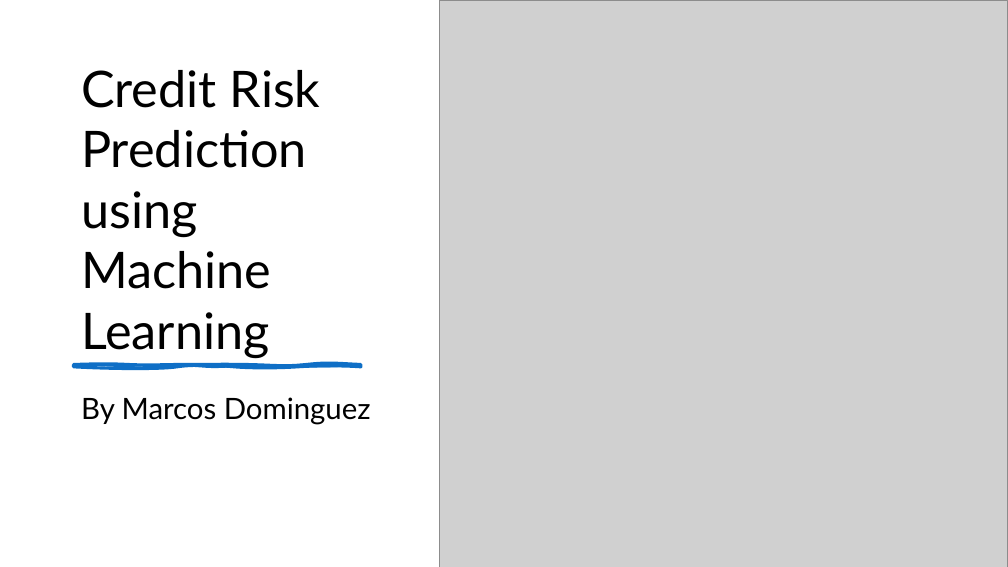
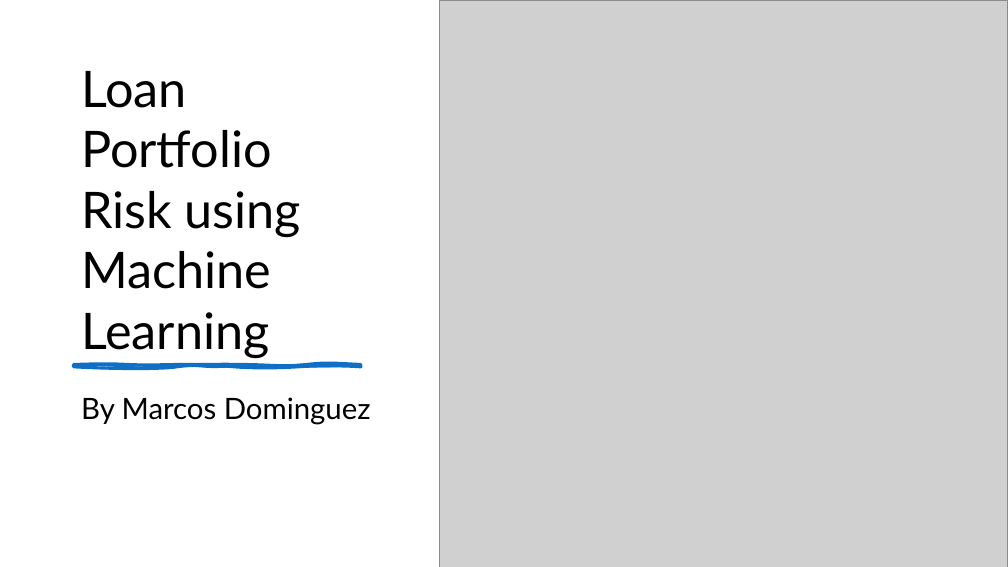
Before and after one commit to mdominguez2010/Loan-Loss, a slide deck: slide 1 of presentation/mvp .pptx. Drawn at 1008x567 pixels with LibreOffice and Linux fonts; fonts in the diff are those of the drawing; grey boxes stand for pictures. Boxes give left, top, right and bottom in pixels: in the first picture for what was removed or moved away, otherwise in the second. Text is boxed around its words. In the diff, an @@ line names an element or a change of style, - is before the commit and + after.

```diff
--- a/presentation/mvp .pptx
+++ b/presentation/mvp .pptx
@@ title at [81,71,301,357]: text changed @@
-Credit Risk Prediction using Machine Learning
+Loan Portfolio Risk using Machine Learning
```
Also in this commit, not shown: 7 other slides changed, 2 slides added, 1 slide removed, 1 other file.
